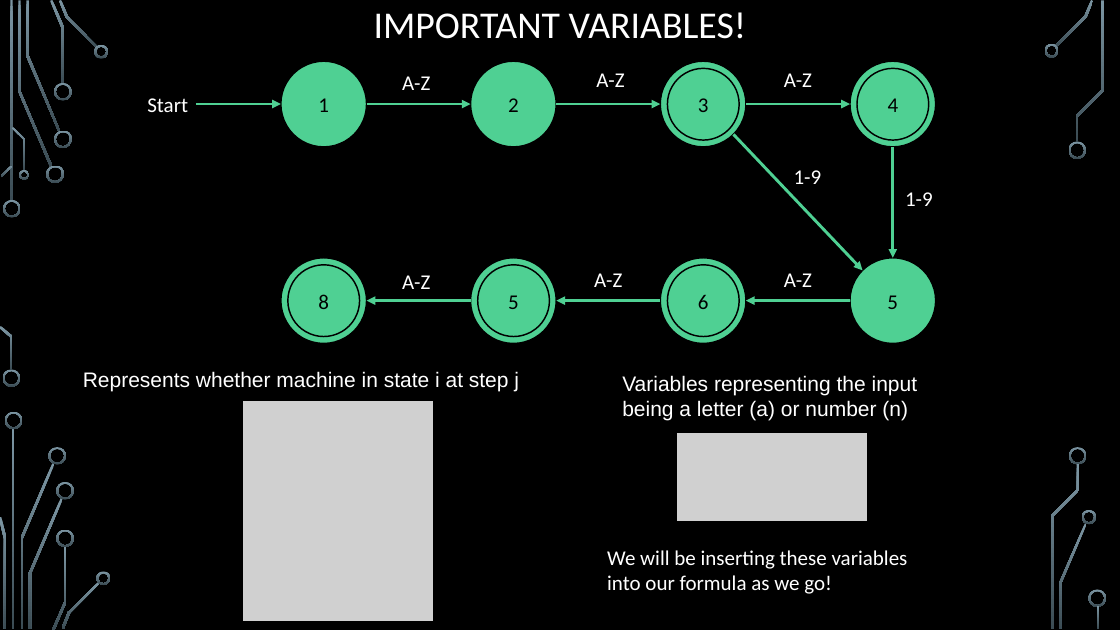
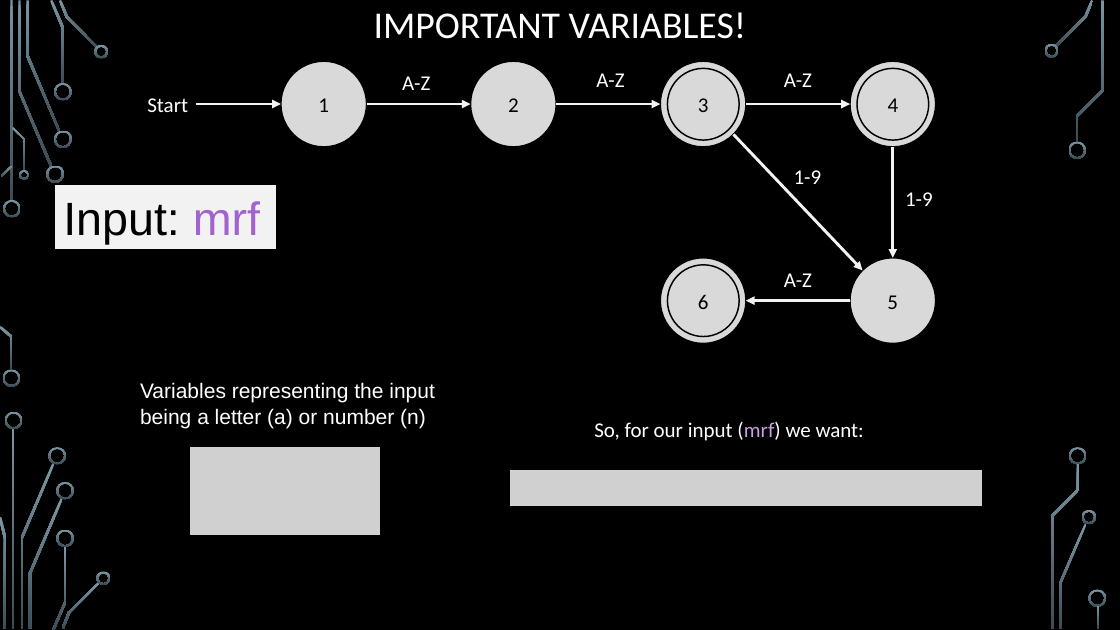
Before and after one commit to markfloryan/dsa2, a slide deck: slide 51 of slides/06-3-Hardness.pptx. Drawn at 1120x630 pixels with LibreOffice and Linux fonts; fonts in the diff are those of the drawing; grey boxes stand for pictures; background and template pictures are left out. Boxes give left, top, right and bottom in pixels: in the first picture for what was removed or moved away, otherwise in the second. Text is boxed around its words. In the diff, an @@ line names an element or a change of style, - is before the commit and + after.

Commit message:
slide stuff

```diff
--- a/slides/06-3-Hardness.pptx
+++ b/slides/06-3-Hardness.pptx
@@ fill #4FD093 to #D9D9D9 in 9 elements at (281, 61, 366, 147), (471, 61, 556, 147), (660, 61, 746, 147), (850, 61, 936, 147), (660, 258, 746, 344), (850, 258, 936, 344), (668, 68, 739, 139), (668, 265, 739, 336), (857, 68, 928, 139) @@
@@ arrow (196, 104) - (281, 104): stroke #4FD093 2.5 pt to #F2F2F2 2.5 pt @@
@@ arrow (366, 104) - (471, 104): stroke #4FD093 2.5 pt to #F2F2F2 2.5 pt @@
@@ arrow (556, 104) - (660, 104): stroke #4FD093 2.5 pt to #F2F2F2 2.5 pt @@
@@ arrow (746, 104) - (850, 104): stroke #4FD093 2.5 pt to #F2F2F2 2.5 pt @@
@@ arrow (734, 134) - (863, 271): stroke #4FD093 2.5 pt to #F2F2F2 2.5 pt @@
@@ arrow (893, 147) - (893, 258): stroke #4FD093 2.5 pt to #F2F2F2 2.5 pt @@
@@ rectangle added at (55, 185, 276, 250), fill #F2F2F2, outline #000000 0.75 pt, 40 pt, text #000000 @@
+Input: mrf
@@ group removed at (281, 258, 660, 344): 4 ellipses, 2 arrows, 2 texts @@
-8
-7
-5
-8
-A-Z
-A-Z
@@ arrow (850, 301) - (746, 301): stroke #4FD093 2.5 pt to #F2F2F2 2.5 pt @@
@@ text removed at (83, 371, 519, 391) @@
-Represents whether machine in state i at step j
@@ text "Variables representing the input being ...": place and size @@
-text "Variables representing the input being ..." at (622, 375, 918, 420)
+text "Variables representing the input being ..." at (140, 382, 435, 428)
@@ picture removed at (243, 401, 434, 622) @@
@@ picture added at (189, 447, 381, 536) @@
@@ text at (594, 422, 864, 441): text changed @@
-We will be inserting these variables into our formula as we go!
+So, for our input (mrf) we want:
@@ picture removed at (677, 433, 869, 522) @@
@@ picture added at (510, 469, 982, 506) @@
```
Also in this commit, not shown: 8 other slides changed, 15 slides added, 2 slides removed, 4 other files.
